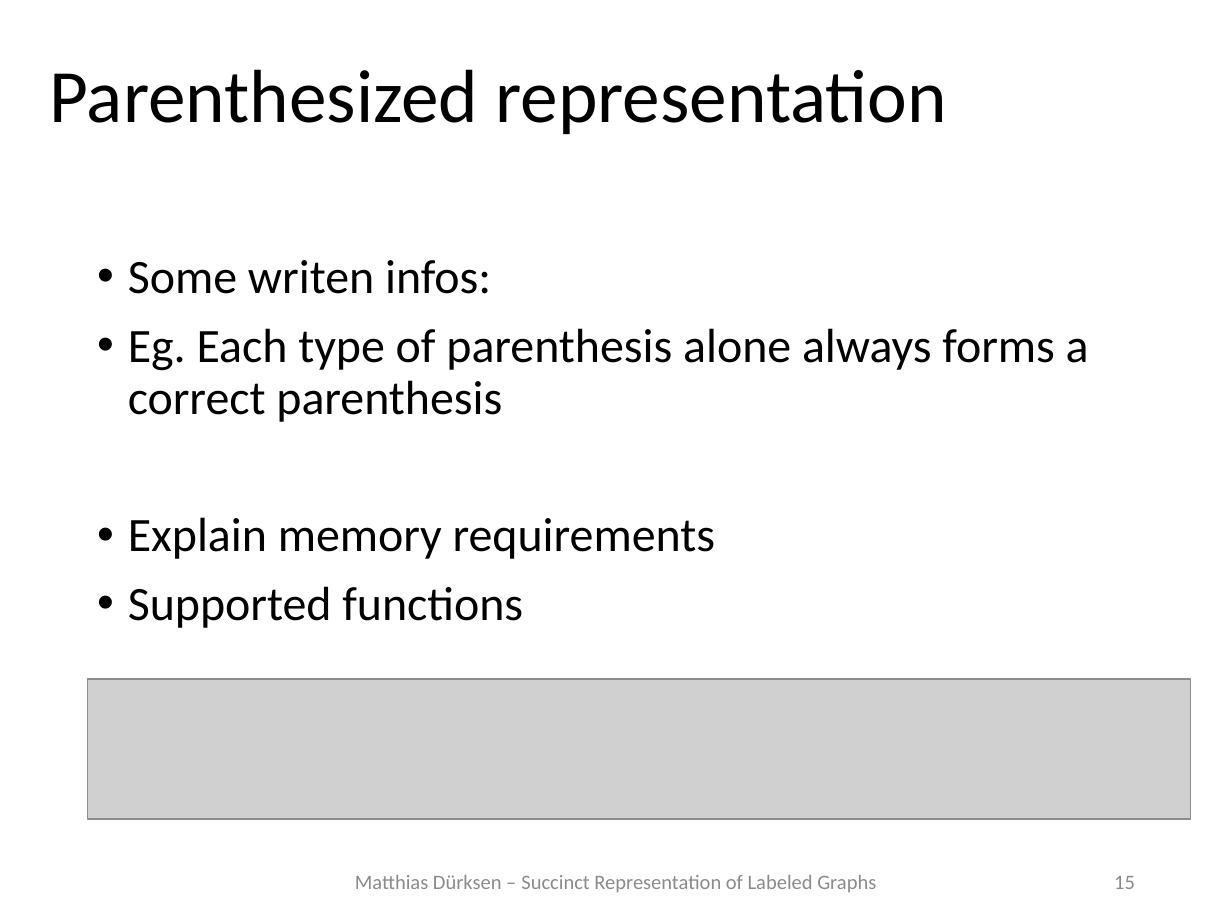
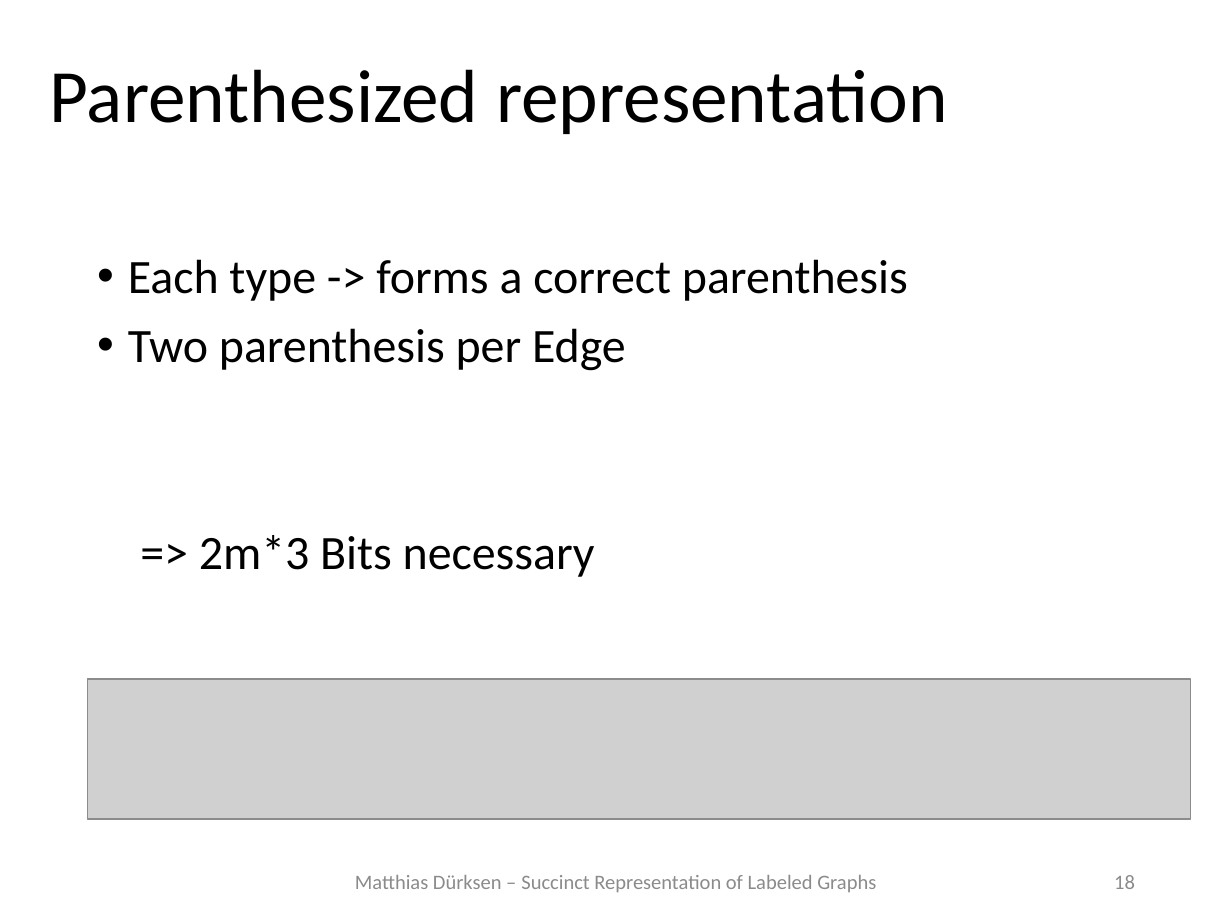
Before and after one commit to MatthiasDuerksen/Seminar_AlgCompressedGraphs, a slide deck: slide 18 of Talk/secondVersion/Talk_Duerksen_v2.pptx (slide 15 before the commit). Drawn at 1232x924 pixels with LibreOffice and Linux fonts; fonts in the diff are those of the drawing; grey boxes stand for pictures. Boxes give left, top, right and bottom in pixels: in the first picture for what was removed or moved away, otherwise in the second. Text is boxed around its words. In the diff, an @@ line names an element or a change of style, - is before the commit and + after.

```diff
--- a/Talk/secondVersion/Talk_Duerksen_v2.pptx
+++ b/Talk/secondVersion/Talk_Duerksen_v2.pptx
@@ text at bbox=[128, 259, 908, 577]: text changed @@
-• Some writen infos:
-• Eg. Each type of parenthesis alone always forms a correct parenthesis
-• Explain memory requirements
-• Supported functions
+• Each type -> forms a correct parenthesis
+• Two parenthesis per Edge
+=> 2m*3 Bits necessary
@@ page number at bbox=[1114, 875, 1135, 889]: text changed @@
-15
+18
```
Also in this commit, not shown: 13 other slides changed, 3 slides added, 34 other files.
